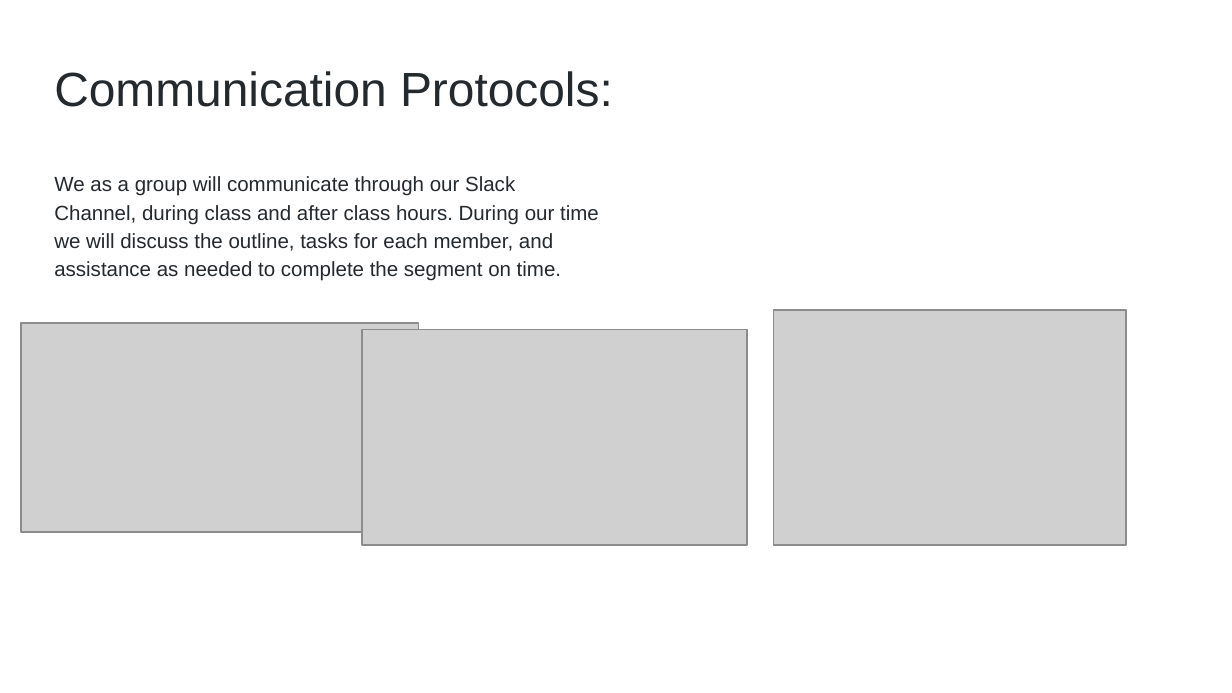
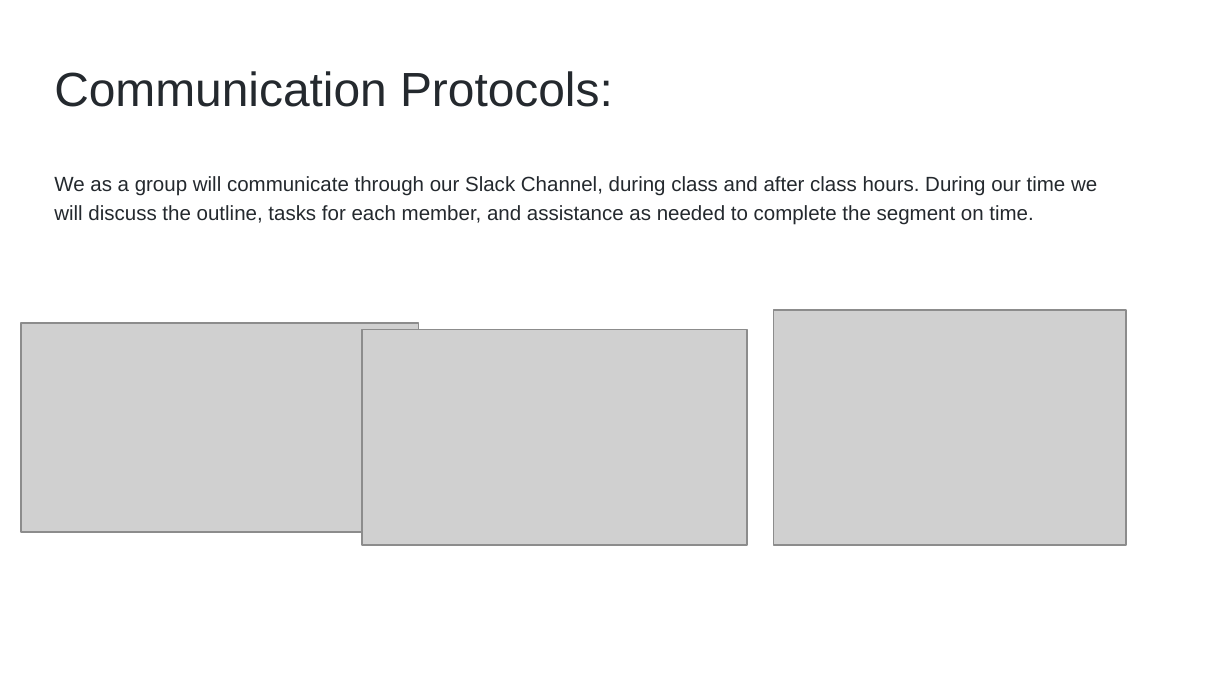
Before and after one commit to mmingoia/HTML_MN_Group_Project, a slide deck: slide 8 of Archive/Presentation/Vote Turnout Analysis.pptx. Drawn at 1232x693 pixels with LibreOffice and Linux fonts; fonts in the diff are those of the drawing; grey boxes stand for pictures. Boxes give left, top, right and bottom in pixels: in the first picture for what was removed or moved away, otherwise in the second. Text is boxed around its words. In the diff, an @@ line names an element or a change of style, - is before the commit and + after.

```diff
--- a/Archive/Presentation/Vote Turnout Analysis.pptx
+++ b/Archive/Presentation/Vote Turnout Analysis.pptx
@@ text "We as a group will ..." rewrapped from <box>54,176,599,281</box> to <box>54,176,1097,225</box> @@
```
Also in this commit, not shown: 4 other slides changed, 6 other files.
